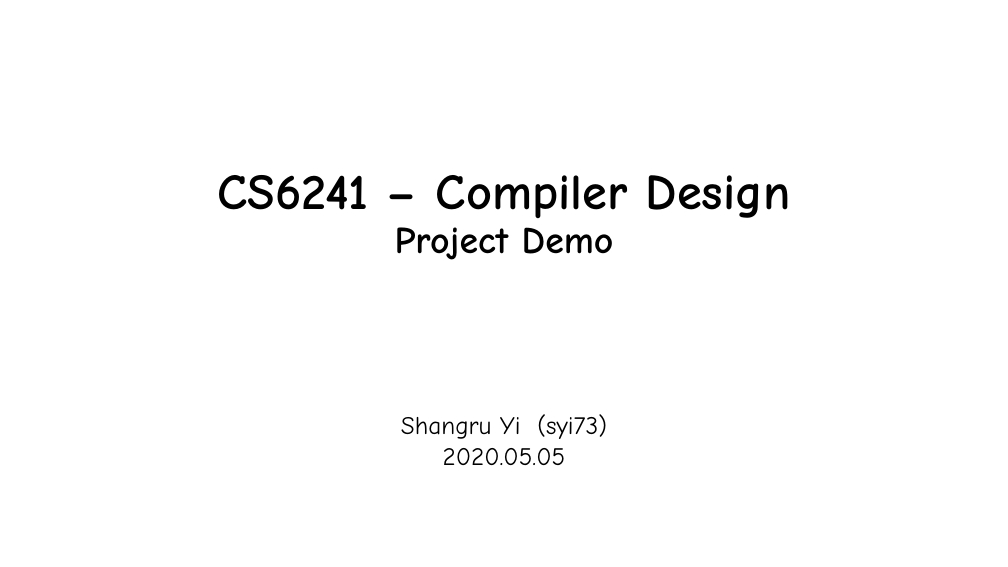
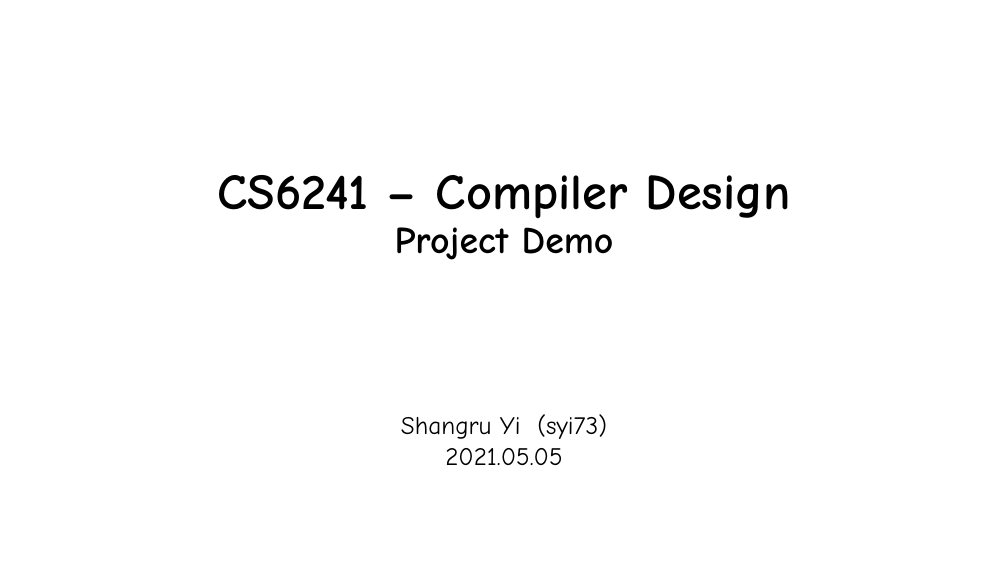
Before and after one commit to yishangru/SplitMerge, a slide deck: slide 1 of CS6241-Project.pptx. Drawn at 1008x567 pixels with LibreOffice and Linux fonts; fonts in the diff are those of the drawing; background and template pictures are left out. Boxes give left, top, right and bottom in pixels: in the first picture for what was removed or moved away, otherwise in the second. Text is boxed around its words. In the diff, an @@ line names an element or a change of style, - is before the commit and + after.

Commit message:
update slides

```diff
--- a/CS6241-Project.pptx
+++ b/CS6241-Project.pptx
@@ text at [445,448,562,465]: text changed @@
-2020.05.05
+2021.05.05
```
